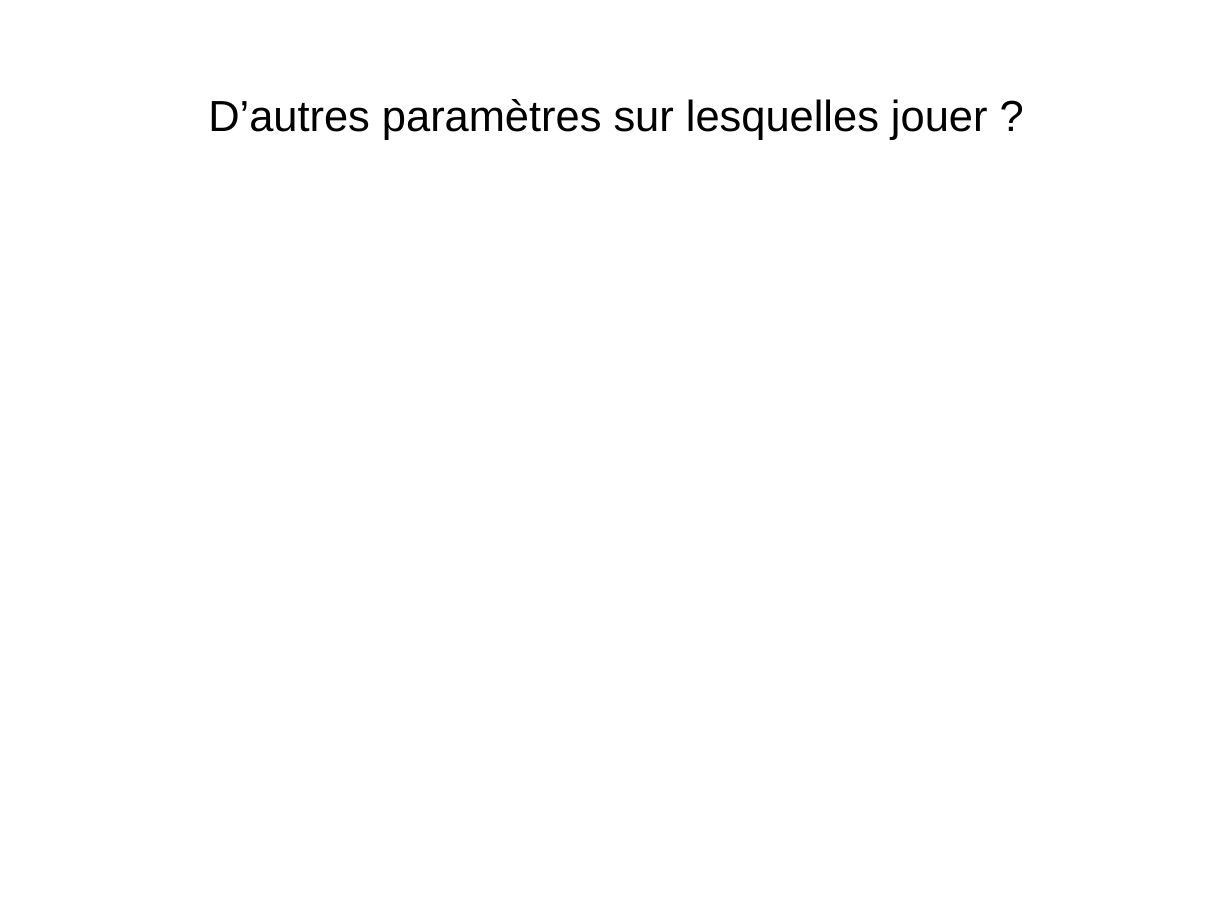
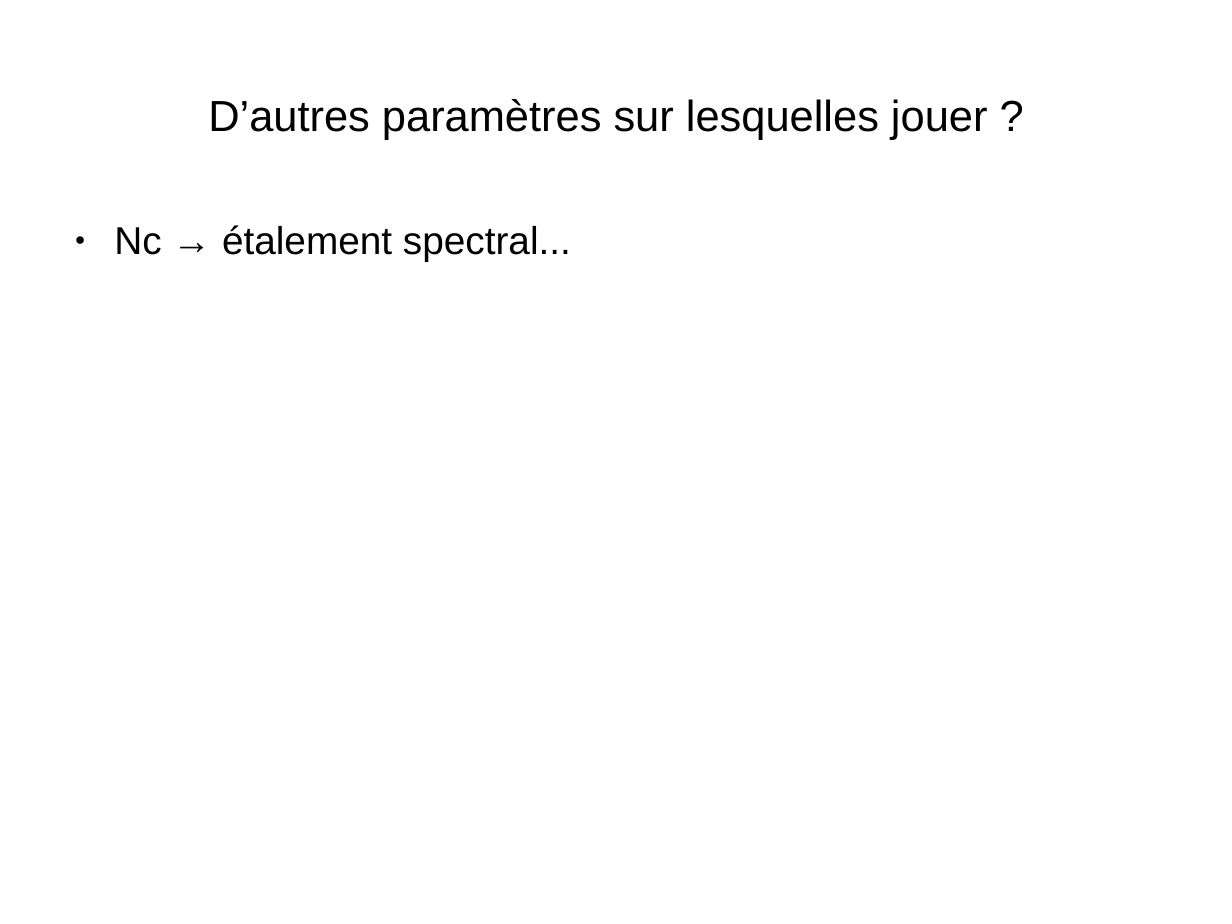
Before and after one commit to Vzrod/tipe, a slide deck: slide 21 of TIPE.odp. Drawn at 1232x924 pixels with LibreOffice and Linux fonts; fonts in the diff are those of the drawing. Boxes give left, top, right and bottom in pixels: in the first picture for what was removed or moved away, otherwise in the second. Text is boxed around its words. In the diff, an @@ line names an element or a change of style, - is before the commit and + after.

```diff
--- a/TIPE.odp
+++ b/TIPE.odp
@@ text added at (114, 225, 571, 262), 25 pt, text #000000 @@
+● Nc → étalement spectral...
```
Also in this commit, not shown: 1 other slide changed, 2 other files.
